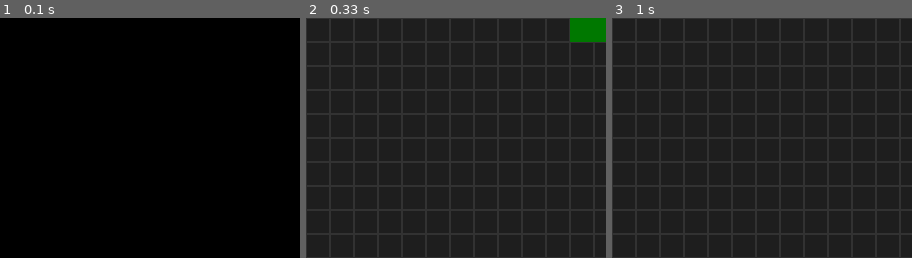
Above: before the commit, frames 1-3 (left to right).
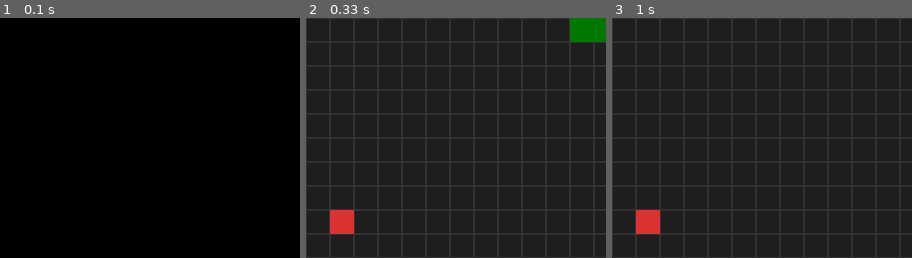
Above: after the commit, the same moments.

Repository: theKHutDeveloper/pygame_arcade_games
Game: pygame game, started from snake/main.py
The game is run twice, just before and just after one commit, with the same random seed, the same clock (stepped at 60 frames per second) and the same inputs.
Inputs:
- Up to frame 1 (0.1 s): no input
- Up to frame 2 (0.33 s): no input
- Up to frame 3 (1 s): no input
The pictures show only the part of the screen within x 0-50%, y 50-100%; the shares and areas given below are measured in that part.

Frame 1 is identical in both runs. In frame 2, 0.8% of the frame differs, in the area x 8-16%, y 80-90%; in frame 3, 0.8%.

Commit message:
feat(snake): add food spawning, rendering, and eating systems
* Added FoodSpawnSystem to ensure food exists on the grid
* Implemented RenderFoodSystem to draw food entities
* Added FoodEatingSystem to detect when the snake head reaches food
* Remove food entity when eaten so a new one spawns automatically
* Prepared for snake growth with Grow component

Diff:
--- a/snake/components.py
+++ b/snake/components.py
@@ -26,3 +26,8 @@
 @dataclass
 class Food:
     pass
+
+
+@dataclass
+class Grow:
+    amount: int = 1
--- a/snake/main.py
+++ b/snake/main.py
@@ -2,7 +2,14 @@
 
 from ecs.world import World
 from snake.config import SCREEN_WIDTH, SCREEN_HEIGHT, FPS
-from snake.systems import RenderGridSystem, RenderSnakeSystem, SnakeMovementSystem
+from snake.systems import (
+    RenderGridSystem,
+    RenderSnakeSystem,
+    SnakeMovementSystem,
+    FoodSpawnSystem,
+    FoodEatingSystem,
+    RenderFoodSystem,
+)
 from snake.spawn import spawn_snake
 
 
@@ -18,9 +25,12 @@
     spawn_snake(world)
 
     world.add_system(SnakeMovementSystem())
+    world.add_system(FoodEatingSystem())
+    world.add_system(FoodSpawnSystem())
+
     world.add_system(RenderGridSystem(screen))
+    world.add_system(RenderFoodSystem(screen))
     world.add_system(RenderSnakeSystem(screen))
-
     running = True
 
     while running:
--- a/snake/systems.py
+++ b/snake/systems.py
@@ -1,7 +1,8 @@
 import pygame
 
+import random
 from ecs.system import System
-from snake.components import GridPosition, SnakeHead, SnakeBody, Direction
+from snake.components import GridPosition, SnakeHead, SnakeBody, Direction, Food
 from snake.config import GRID_WIDTH, GRID_HEIGHT, CELL_SIZE
 
 
@@ -72,3 +73,48 @@
         # move body segments
         for i, (_, pos) in enumerate(body_segments):
             pos.x, pos.y = previous_positions[i]
+
+
+class FoodSpawnSystem(System):
+    def update(self, world, dt, events):
+        # check if food already exists
+        foods = list(world.get_entities_with(Food, GridPosition))
+
+        if foods:
+            return
+
+        # spawn new food
+        entity = world.create_entity()
+
+        x = random.randint(0, GRID_WIDTH - 1)
+        y = random.randint(0, GRID_HEIGHT - 1)
+
+        world.add_component(entity, Food())
+        world.add_component(entity, GridPosition(x, y))
+
+
+class RenderFoodSystem(System):
+    def __init__(self, screen):
+        self.screen = screen
+
+    def update(self, world, dt, events):
+        for entity, (food, pos) in world.get_entities_with(Food, GridPosition):
+            rect = pygame.Rect(
+                pos.x * CELL_SIZE, pos.y * CELL_SIZE, CELL_SIZE, CELL_SIZE
+            )
+            pygame.draw.rect(self.screen, (220, 50, 50), rect)
+
+
+class FoodEatingSystem(System):
+    def update(self, world, dt, events):
+        heads = list(world.get_entities_with(SnakeHead, GridPosition))
+        foods = list(world.get_entities_with(Food, GridPosition))
+
+        if not heads or not foods:
+            return
+
+        head_entity, (head, head_pos) = heads[0]
+
+        for food_entity, (food, food_pos) in foods:
+            if head_pos.x == food_pos.x and head_pos.y == food_pos.y:
+                world.remove_entity(food_entity)
